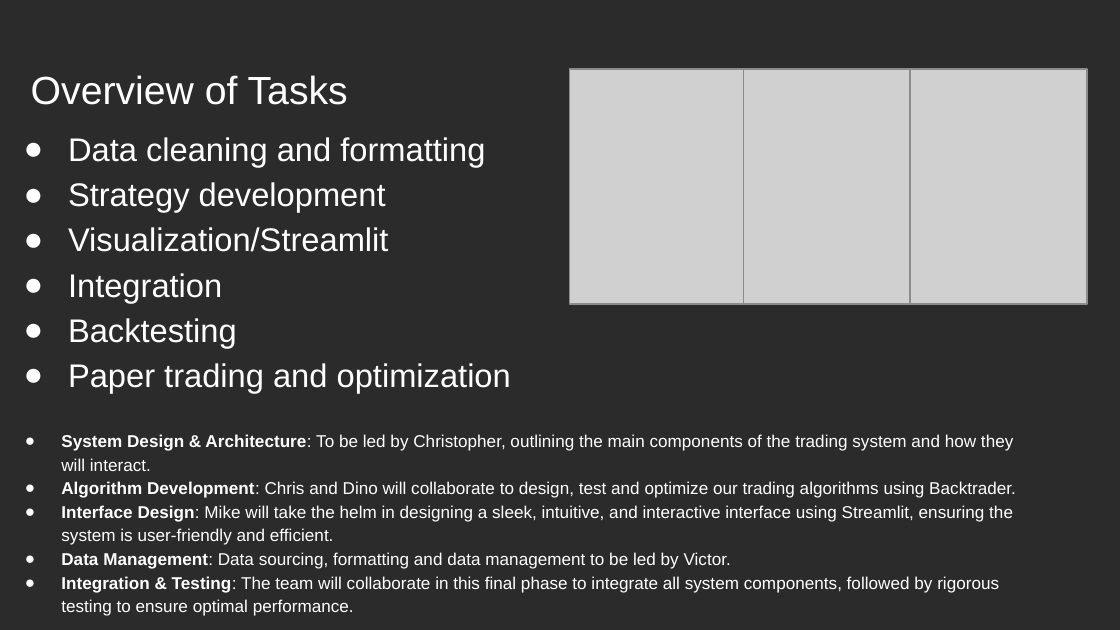
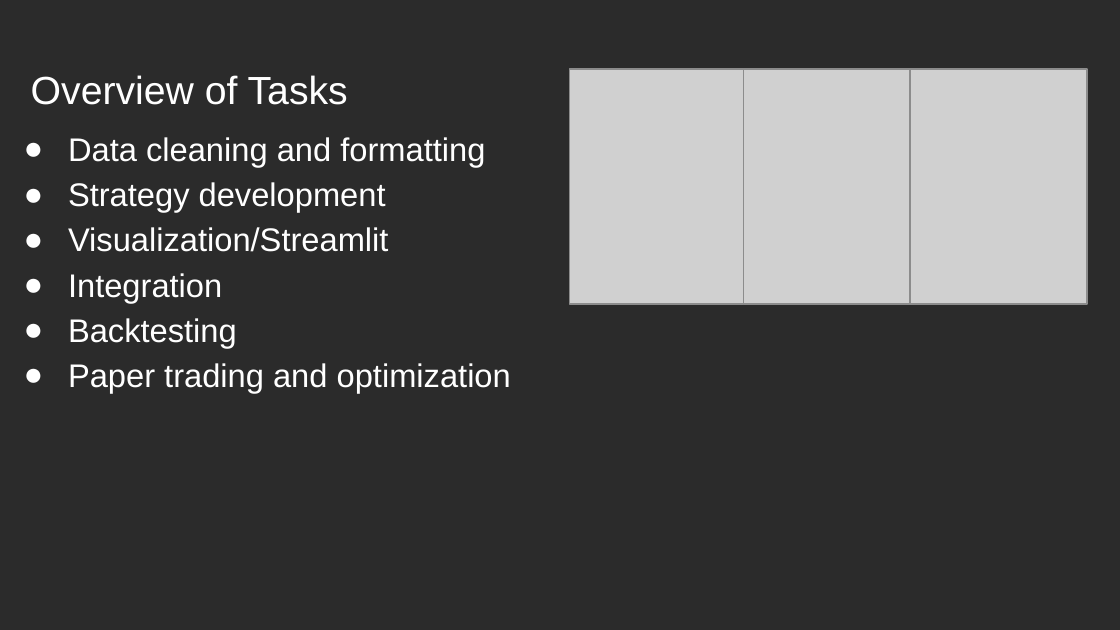
Before and after one commit to Chrisdeleon91/Algorithmic-Trading-Project-1, a slide deck: slide 5 of Algorithmic Trading Project.pptx. Drawn at 1120x630 pixels with LibreOffice and Linux fonts; fonts in the diff are those of the drawing; grey boxes stand for pictures; background and template pictures are left out; a plain dark background stands for a picture behind light text. Boxes give left, top, right and bottom in pixels: in the first picture for what was removed or moved away, otherwise in the second. Text is boxed around its words. In the diff, an @@ line names an element or a change of style, - is before the commit and + after.

```diff
--- a/Algorithmic Trading Project.pptx
+++ b/Algorithmic Trading Project.pptx
@@ text removed at [61, 434, 1016, 616] @@
-● System Design & Architecture: To be led by Christopher, outlining the main components of the trading system and how they will interact.
-● Algorithm Development: Chris and Dino will collaborate to design, test and optimize our trading algorithms using Backtrader.
-● Interface Design: Mike will take the helm in designing a sleek, intuitive, and interactive interface using Streamlit, ensuring the system is user-friendly and efficient.
-● Data Management: Data sourcing, formatting and data management to be led by Victor.
-● Integration & Testing: The team will collaborate in this final phase to integrate all system components, followed by rigorous testing to ensure optimal performance.
```
